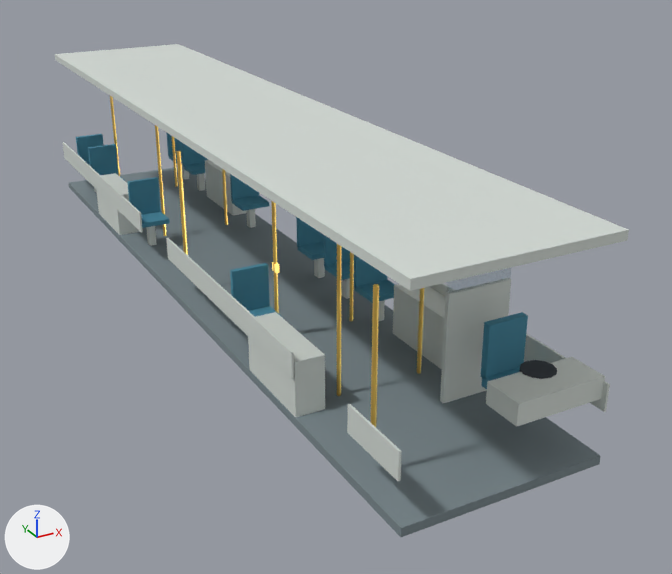
Before and after pictures for a commit that changed the Blender file tools/assets/boardable-bus/source/city-bus-12m-interior.lod1.blend.
Before and after are seen from a 50 mm camera at (-4.81, -11.23, 5.52) aimed at (0.89, -0.87, 0.33). Every picture has the same lights, and +X, +Y and +Z are marked at lower left. The picture after the commit comes second.

Names of what the first picture shows: 'ceiling', 'driver-console', 'driver-partition', 'driver-seat-back', 'entry-rail-front', 'entry-rail-rear', 'floor', 'liner--1-0', 'liner--1-1', 'liner--1-2', 'wheel-well--1--3.1', 'wheel-well--1-3.1', 'wheel-well-1--3.1', 'wheel-well-1-3.1' and 38 more.
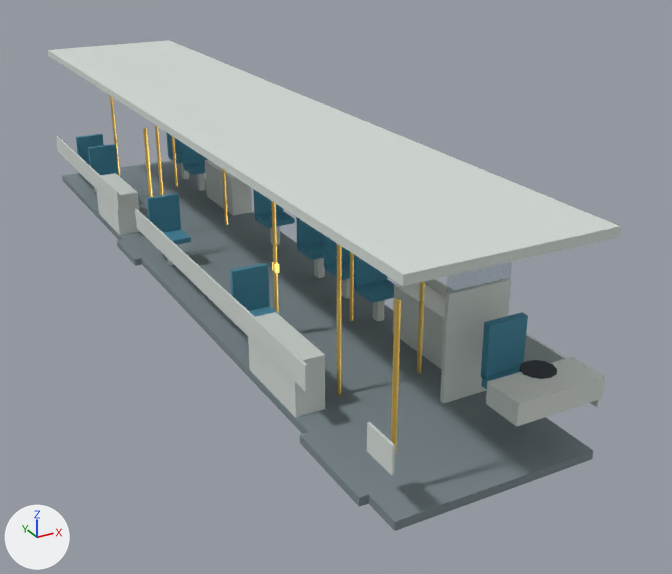
ob_seat_05 is not drawn itself; it is the parent of ob_seat_05_cushion, ob_seat_05_back, ob_seat_05_pedestal.
ob_seat_06 is not drawn itself; it is the parent of ob_seat_06_cushion, ob_seat_06_back, ob_seat_06_pedestal.

Where the change shows, as pixel boxes [x1, y1, x2, y2] in the pictures (672 x 574 px):
'ceiling', reshaped
    before: [55, 44, 629, 291]
    after: [48, 40, 621, 286]
'floor', reshaped
    before: [69, 167, 600, 537]
    after: [62, 160, 593, 531]
'liner--1-1', moved, rescaled (35% wider, 30% taller)
    before: [166, 238, 294, 379]
    after: [135, 209, 308, 392]
'seat-05-back', moved
    before: [127, 177, 161, 215]
    after: [146, 193, 181, 232]
'entry-rail-front', moved
    before: [371, 284, 379, 427]
    after: [391, 299, 401, 455]
'liner--1-0', moved, rescaled (20% narrower, 16% shorter)
    before: [63, 142, 143, 232]
    after: [56, 136, 120, 211]
'door-front-threshold-slab', added
    after: [300, 432, 369, 507]
'seat-06-back', moved
    before: [230, 174, 259, 201]
    after: [253, 189, 283, 218]
'seat-06-cushion', moved
    before: [232, 195, 269, 211]
    after: [255, 211, 295, 228]
'entry-rail-rear', moved
    before: [176, 151, 188, 255]
    after: [143, 128, 153, 197]
'seat-05-cushion', moved
    before: [141, 212, 170, 228]
    after: [163, 229, 191, 245]
'door-rear-threshold-slab', added
    after: [117, 239, 142, 266]
'seat-06-pedestal', moved
    before: [246, 209, 256, 228]
    after: [270, 226, 280, 245]
'seat-05-pedestal', moved (mostly hidden afterwards)
    before: [146, 226, 157, 246]
    after: [167, 258, 174, 265]

Diff of the bpy script that builds the scene:
```diff
--- a/tools/assets/boardable-bus/source/city-bus-12m-interior.lod1.blend.py
+++ b/tools/assets/boardable-bus/source/city-bus-12m-interior.lod1.blend.py
@@ me_floor @@
 # used by ob_floor; parent = ob_vehicle; location = (0.0, 0.0, 0.0)
-me_floor.from_pydata(...)  # 8 vertices, 6 faces; spans x -1.15..1.15, y -5.75..5.68, z 0.26..0.36
+me_floor.from_pydata(...)  # 8 vertices, 6 faces; spans x -1.15..1.15, y -5.65..6.18, z 0.26..0.36
+# me_floor part 1
+for i in [*range(4, 8)]: me_floor.vertices[i].co += Vector((0.0, 0.1, 0.0))
+for i in [*range(0, 4)]: me_floor.vertices[i].co += Vector((0.0, 0.5, 0.0))
 me_floor.materials.append(mat_floor)
@@ me_ceiling @@
 # used by ob_ceiling; parent = ob_vehicle; location = (0.0, 0.0, 0.0)
-me_ceiling.from_pydata(...)  # 8 vertices, 6 faces; spans x -1.13..1.13, y -5.74..5.64, z 2.6..2.7
+me_ceiling.from_pydata(...)  # 8 vertices, 6 faces; spans x -1.13..1.13, y -5.64..6.14, z 2.6..2.7
+# me_ceiling part 2
+for i in [*range(4, 8)]: me_ceiling.vertices[i].co += Vector((0.0, 0.1, 0.0))
+for i in [*range(0, 4)]: me_ceiling.vertices[i].co += Vector((0.0, 0.5, 0.0))
 me_ceiling.materials.append(mat_panel)
@@ me_liner__1_0 @@
 # used by ob_liner__1_0; parent = ob_vehicle; location = (0.0, 0.0, 0.0)
-me_liner__1_0.from_pydata(...)  # 8 vertices, 6 faces; spans x -1.18..-1.15, y 1.2..5.65, z 0.83..1.13
+me_liner__1_0.from_pydata(...)  # 8 vertices, 6 faces; spans x -1.18..-1.15, y 2.3..6.15, z 0.83..1.13
+# me_liner__1_0 part 3: the whole mesh is scaled about its middle by (1, 0.865, 1), then moved by (0.0, 0.8, 0.0)
 me_liner__1_0.materials.append(mat_panel)
@@ me_liner__1_1 @@
 # used by ob_liner__1_1; parent = ob_vehicle; location = (0.0, 0.0, 0.0)
-me_liner__1_1.from_pydata(...)  # 8 vertices, 6 faces; spans x -1.18..-1.15, y -3.7..0.05, z 0.83..1.13
+me_liner__1_1.from_pydata(...)  # 8 vertices, 6 faces; spans x -1.18..-1.15, y -4.0..1.4, z 0.83..1.13
+# me_liner__1_1 part 4: the whole mesh is scaled about its middle by (1, 1.44, 1), then moved by (0.0, 0.53, 0.0)
 me_liner__1_1.materials.append(mat_panel)
@@ me_entry_rail_front @@
 # used by ob_entry_rail_front; parent = ob_vehicle; location = (0.0, 0.0, 0.0)
-me_entry_rail_front.from_pydata(...)  # 12 vertices, 8 faces; spans x -0.98..-0.94, y -4.98..-4.92, z 0.8..2.31
+me_entry_rail_front.from_pydata(...)  # 12 vertices, 8 faces; spans x -0.98..-0.94, y -5.33..-5.27, z 0.8..2.31
+# me_entry_rail_front part 5: the whole mesh is moved by (0.0, -0.35, 0.0)
 me_entry_rail_front.materials.append(mat_rail)
@@ me_entry_rail_rear @@
 # used by ob_entry_rail_rear; parent = ob_vehicle; location = (0.0, 0.0, 0.0)
-me_entry_rail_rear.from_pydata(...)  # 12 vertices, 8 faces; spans x -0.98..-0.94, y -0.08..-0.02, z 0.8..2.31
+me_entry_rail_rear.from_pydata(...)  # 12 vertices, 8 faces; spans x -0.98..-0.94, y 1.27..1.33, z 0.8..2.31
+# me_entry_rail_rear part 6: the whole mesh is moved by (0.0, 1.35, 0.0)
 me_entry_rail_rear.materials.append(mat_rail)
@@ ob_seat_05 @@
 ob_seat_05.parent = ob_vehicle
-ob_seat_05.location = (-0.83, 1.85, 0.36)
+ob_seat_05.location = (-0.83, 0.95, 0.36)
@@ ob_seat_06 @@
 ob_seat_06.parent = ob_vehicle
-ob_seat_06.location = (0.83, 1.85, 0.36)
+ob_seat_06.location = (0.83, 0.95, 0.36)
@@ ob_door_rear_threshold_slab @@
+ob_door_rear_threshold_slab = bpy.data.objects.new('door-rear-threshold-slab', me_door_rear_threshold_slab)  # a box spanning x -1.25..-1.15, y 1.4..2.3, z 0.26..0.36; in mat_floor (grey #79868b)
+ob_door_rear_threshold_slab.parent = ob_vehicle
+ob_door_rear_threshold_slab.location = (0.0, 0.0, 0.0)
@@ ob_door_front_threshold_slab @@
+ob_door_front_threshold_slab = bpy.data.objects.new('door-front-threshold-slab', me_door_front_threshold_slab)  # a box spanning x -1.25..-1.15, y -5.2..-4.0, z 0.26..0.36; in mat_floor (grey #79868b)
+ob_door_front_threshold_slab.parent = ob_vehicle
+ob_door_front_threshold_slab.location = (0.0, 0.0, 0.0)
```
